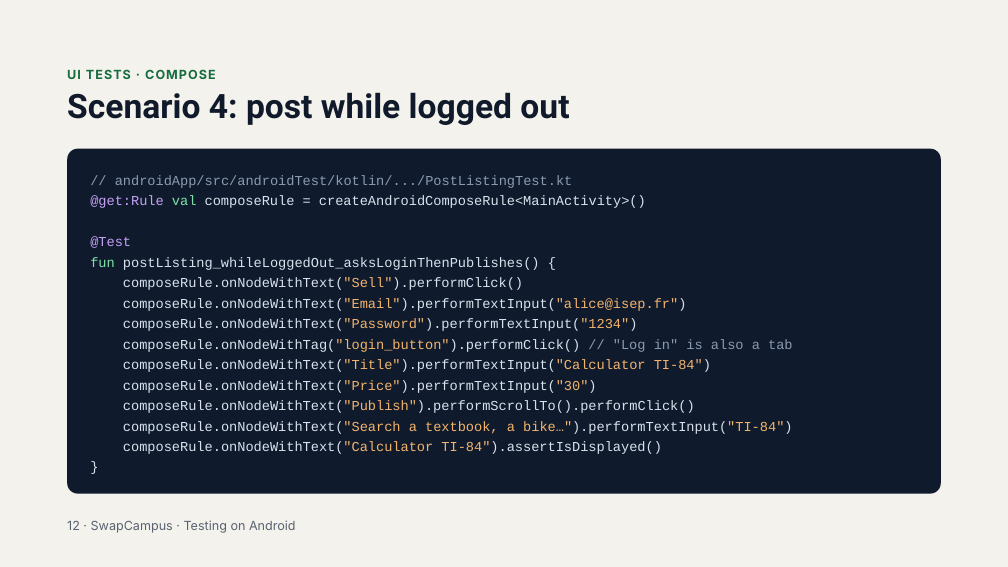
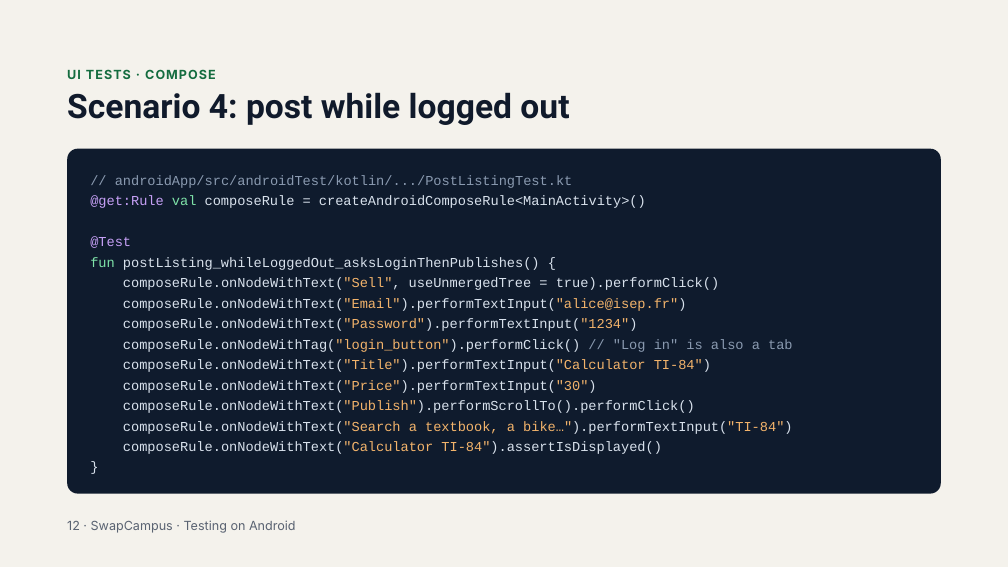
Before and after one commit to Tozomoukk/SwapCampus-Testing-UP, a slide deck: slide 12 of Testing on Android — JUnit, Espresso & UI Automator (SwapCampus).pptx. Drawn at 1008x567 pixels with LibreOffice and Linux fonts; fonts in the diff are those of the drawing. Boxes give left, top, right and bottom in pixels: in the first picture for what was removed or moved away, otherwise in the second. Text is boxed around its words. In the diff, an @@ line names an element or a change of style, - is before the commit and + after.

Commit message:
Find the Sell button in the unmerged semantics tree
Update the UI tests, the hints of exercises 3 and 4, the cheat sheet and
the slides.

```diff
--- a/Testing on Android — JUnit, Espresso & UI Automator (SwapCampus).pptx
+++ b/Testing on Android — JUnit, Espresso & UI Automator (SwapCampus).pptx
@@ text in rounded rectangle at box(123, 277, 719, 290): text changed @@
-composeRule.onNodeWithText("Sell").performClick()
+composeRule.onNodeWithText("Sell", useUnmergedTree = true).performClick()
```
Also in this commit, not shown: 1 other slide changed, 3 other files.
